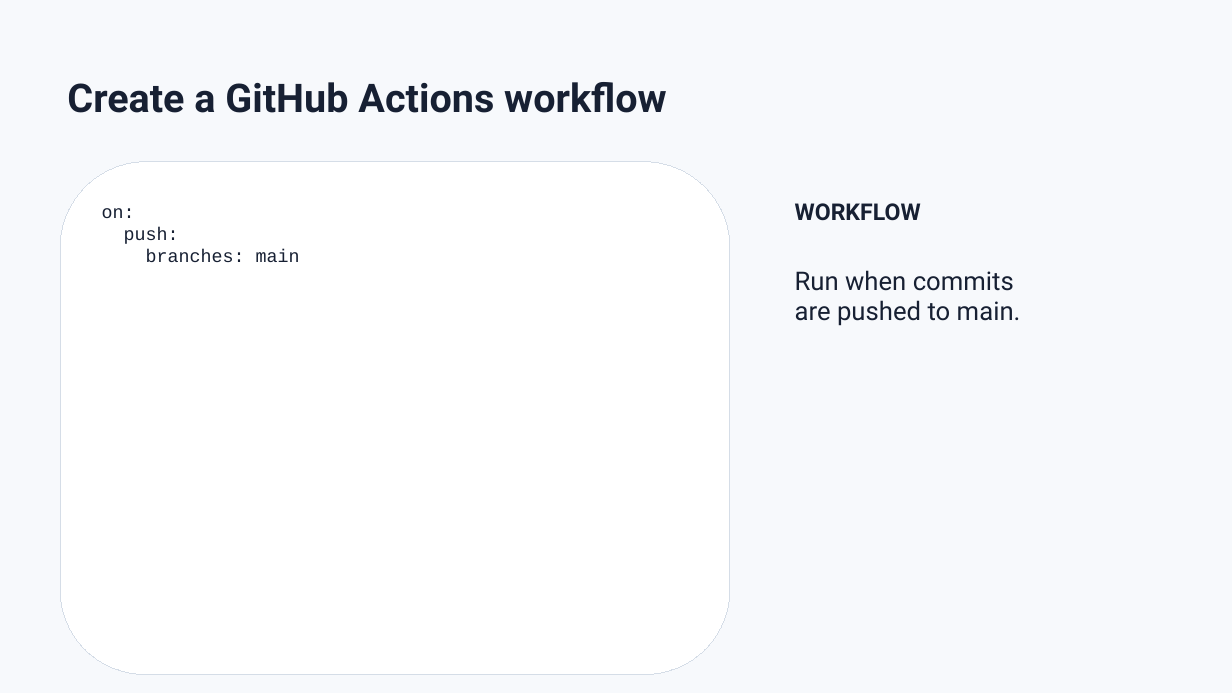
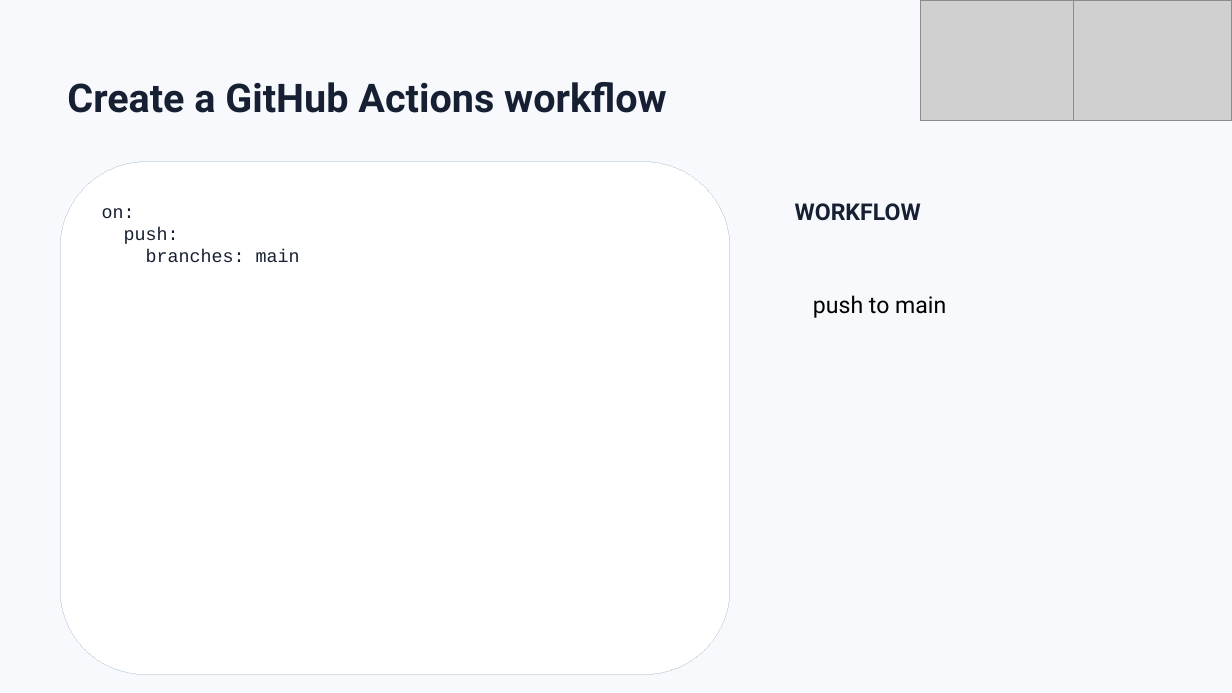
Before and after one commit to rbesenczi/my_ols, a slide deck: slide 28 of presentation/how_to_test_your_code.pptx (slide 26 before the commit). Drawn at 1232x693 pixels with LibreOffice and Linux fonts; fonts in the diff are those of the drawing; grey boxes stand for pictures. Boxes give left, top, right and bottom in pixels: in the first picture for what was removed or moved away, otherwise in the second. Text is boxed around its words. In the diff, an @@ line names an element or a change of style, - is before the commit and + after.

```diff
--- a/presentation/how_to_test_your_code.pptx
+++ b/presentation/how_to_test_your_code.pptx
@@ picture added at (921, 0, 1074, 121) @@
@@ picture added at (1074, 0, 1232, 121) @@
@@ text removed at (795, 270, 1021, 326) @@
-Run when commits
-are pushed to main.
@@ text added at (813, 295, 946, 318), 18 pt, text #000000 @@
+push to main
```
Also in this commit, not shown: 35 other slides changed, 11 slides added.
